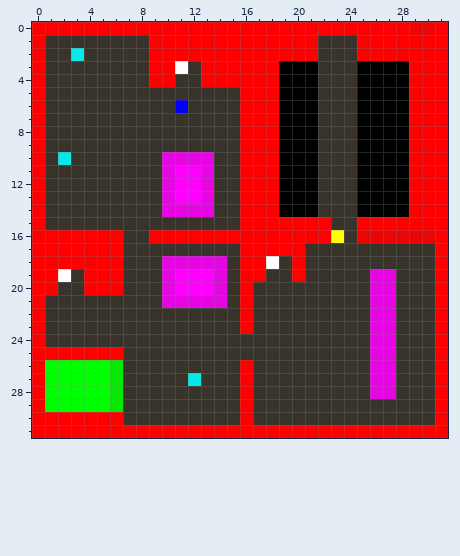
File history of a pixel-art sprite, src/res/MUNDO1.png. Above: the version before the commit.
The file is 32x32 pixels.
And afterwards:
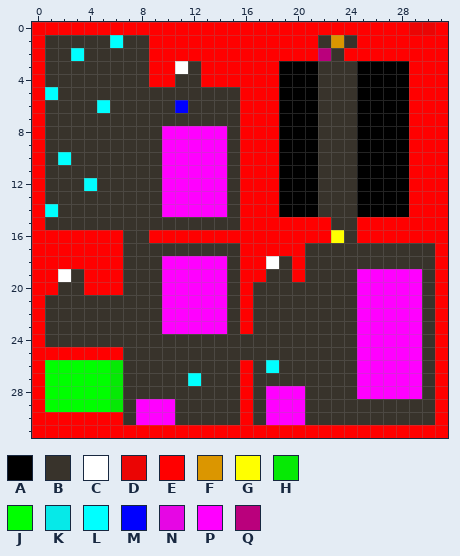
Palette (. is transparent): A #000000  B #38332b  C #ffffff  D #eb0504  E #ff0000  F #db9600  G #ffff00  H #06e905  J #00ff00  K #06e9e8  L #00ffff  M #0000ff  N #e606e4  P #ff00ff  Q #ba007c
The exact change:
The edit turns colour B into colour E in row 2 at x 24.
The edit turns colour D into colour E in row 16 at x 25 to 30.
The edit turns colour B into colour F in row 1 at x 23.
The edit turns colour B into colour L in row 1 at x 6; in row 5 at x 1; in row 6 at x 5; in row 12 at x 4; in row 14 at x 1; in row 26 at x 18.
The edit turns colour K into colour L in row 2 at x 3; in row 10 at x 2; in row 27 at x 12.
The edit turns colour B into colour P in rows 8 to 9 at x 10 to 14; in rows 10 to 14 at x 14; in rows 19 to 21 at x 25 and 28 to 29; in rows 22 to 23 at x 10 to 14, 25 and 28 to 29; in rows 24 to 27 at x 25 and 28 to 29; in row 28 at x 18 to 20, 25 and 28 to 29.
The edit turns colour B into colour P in rows 29 to 30 at x 8 to 10 and 18 to 20.
The edit turns colour N into colour P in row 10 at x 10 to 13; in rows 11 to 13 at x 10 and 13; in row 14 at x 10 to 13; in row 18 at x 10 to 14; in rows 19 to 20 at x 10, 14 and 26 to 27; in row 21 at x 10 to 14 and 26 to 27.
The edit turns colour N into colour P in rows 22 to 28 at x 26 to 27.
The edit turns colour B into colour Q in row 2 at x 22.
Changed places in both pictures, as pixel boxes (x1, y1, x2, y2):
changed: (45, 35, 123, 217)
changed: (318, 35, 357, 61)
changed: (162, 126, 227, 217)
changed: (357, 230, 435, 399)
changed: (162, 256, 227, 334)
changed: (266, 360, 305, 425)
changed: (136, 373, 201, 425)
